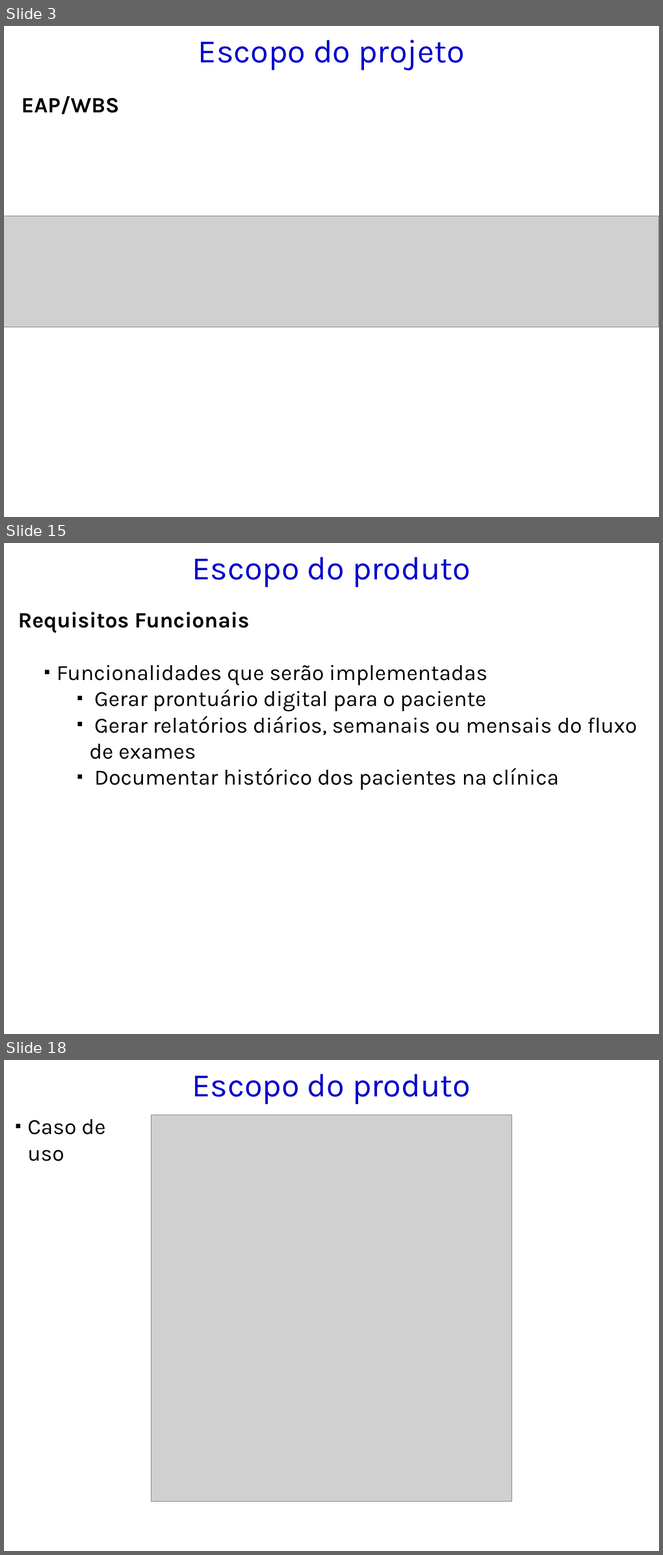
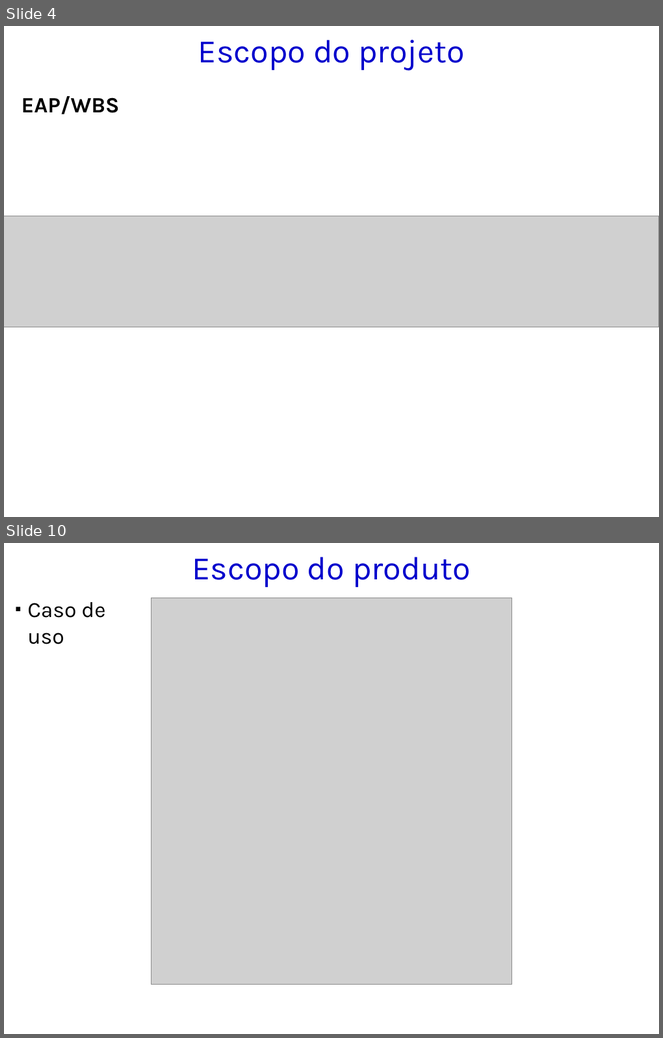
Before and after one commit to kokmz/TCCHUE, a slide deck: GPS_2014_Modelo de Apresentação_Entrega 2.pptx. Shown one above the other, each under a label of ours: slides 3, 15 and 18 before the commit, slides 4 and 10 after it; the slides between them are not shown. The pictures are 663x1555 and 663x1038 pixels, drawn with LibreOffice and Linux fonts; fonts in the diff are those of the drawing; grey boxes stand for pictures; background and template pictures are left out. Boxes give left, top, right and bottom in pixels: in the first picture for what was removed or moved away, otherwise in the second. Text is boxed around its words. In the diff, an @@ line names an element or a change of style, - is before the commit and + after.

```diff
--- a/GPS_2014_Modelo de Apresentação_Entrega 2.pptx
+++ b/GPS_2014_Modelo de Apresentação_Entrega 2.pptx
@@ slide 15 removed at (4,543,659,1034), background picture (left out) @@
@@ title removed at (192,557,471,587) @@
-Escopo do produto
@@ text removed at (18,612,638,790) @@
-  Requisitos Funcionais
-    ▪ Funcionalidades que serão implementadas
-      ▪ Gerar prontuário digital para o paciente
-      ▪ Gerar relatórios diários, semanais ou mensais do fluxo de exames
-      ▪ Documentar histórico dos pacientes na clínica
@@ what was slide 3 is now slide 4 @@
@@ what was slide 18 is now slide 10 @@
```
Also in this commit, not shown: 3 slides changed, 5 slides added, 21 other slides removed.
